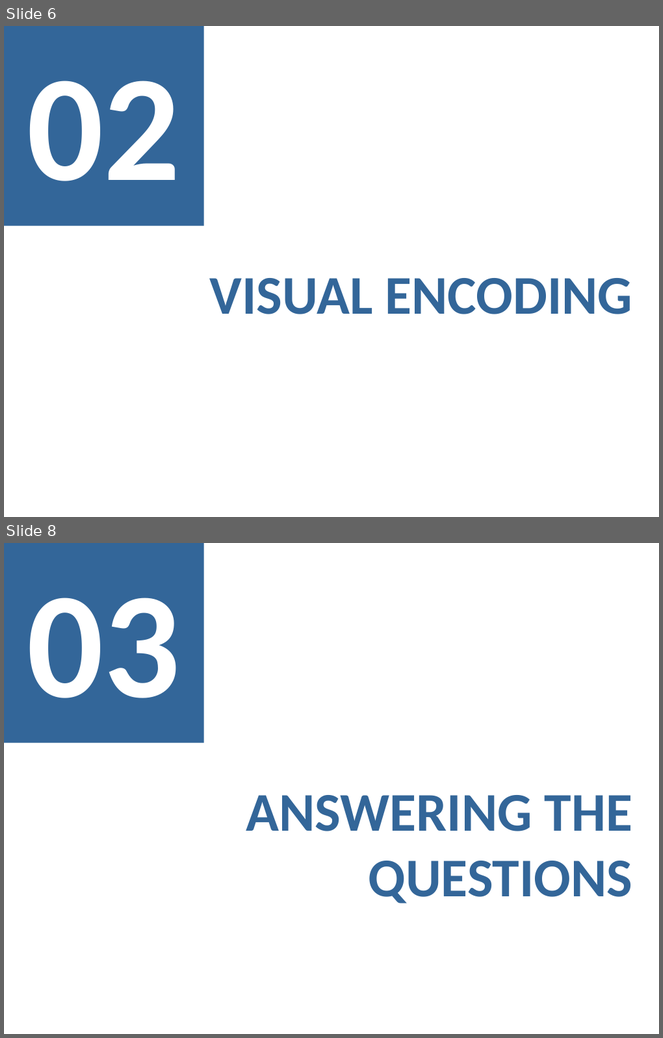
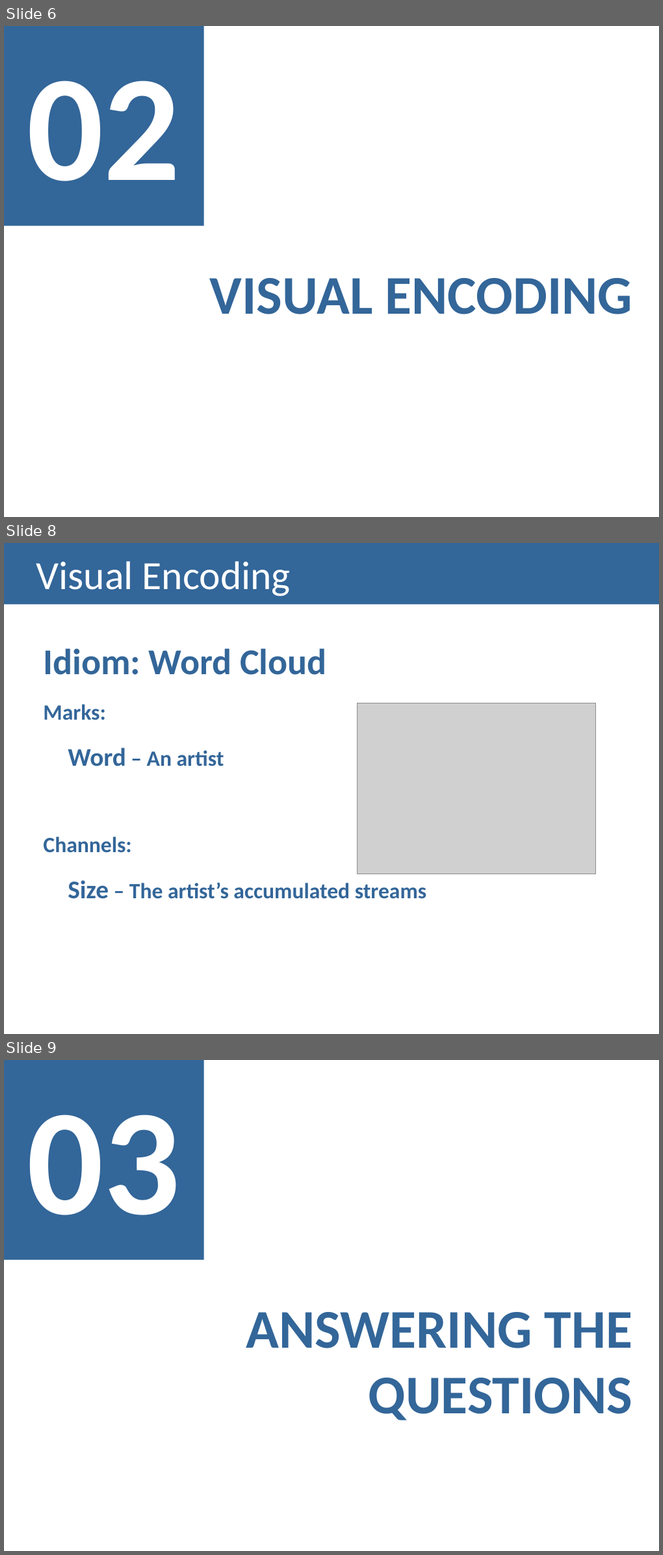
Before and after one commit to goncaloadolfo/VI_project, a slide deck: checkpoint3/52.pptx. Shown one above the other, each under a label of ours: slides 6 and 8 before the commit, slides 6, 8 and 9 after it; the slides between them are not shown. The pictures are 663x1038 and 663x1555 pixels, drawn with LibreOffice and Linux fonts; fonts in the diff are those of the drawing; grey boxes stand for pictures. Boxes give left, top, right and bottom in pixels: in the first picture for what was removed or moved away, otherwise in the second. Text is boxed around its words. In the diff, an @@ line names an element or a change of style, - is before the commit and + after.

```diff
--- a/checkpoint3/52.pptx
+++ b/checkpoint3/52.pptx
@@ slide 8 added at <box>4,543,659,1034</box>, background #FFFFFF @@
@@ title added at <box>4,543,659,605</box>, fill #336699, 44 pt, text #FFFFFF @@
+Visual Encoding
@@ text added at <box>43,648,426,899</box>, 24 pt, text #336699, bold @@
+Idiom: Word Cloud
+Marks:
+Word – An artist
+Channels:
+Size – The artist’s accumulated streams
@@ picture added at <box>357,704,595,875</box> @@
@@ what was slide 8 is now slide 9 @@
```
Also in this commit, not shown: 2 slides changed, 2 other files.
